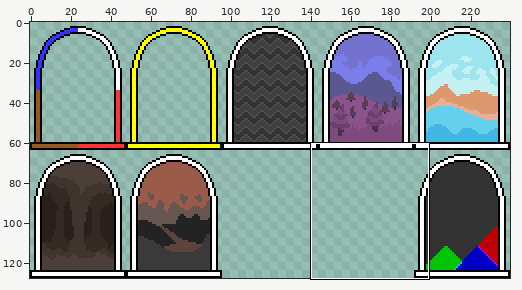
Edited in one commit: sprite sheet (Graphics/Entities/entrances.png). The first picture is a wide view before the edit; the outline marks the close-up.
Close-up. Earlier state:
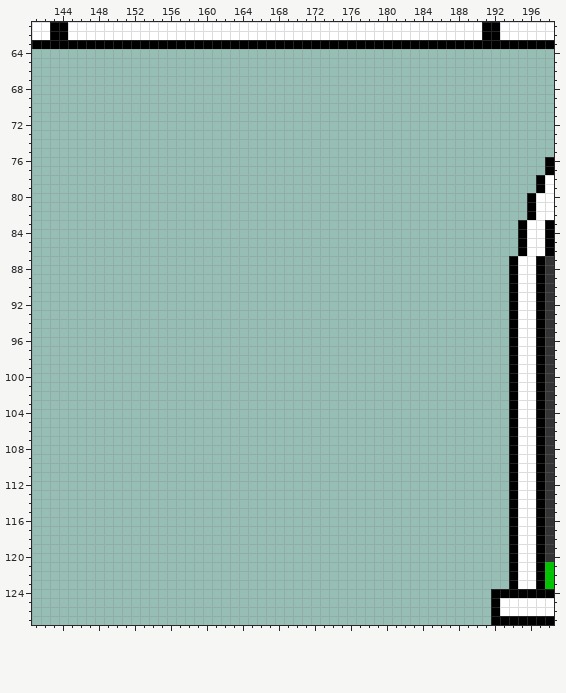
The file is 240x128 pixels. Colours within 5 levels of each other are drawn and written as one. Shown: x 141..198, y 61..127.
Now the later version:
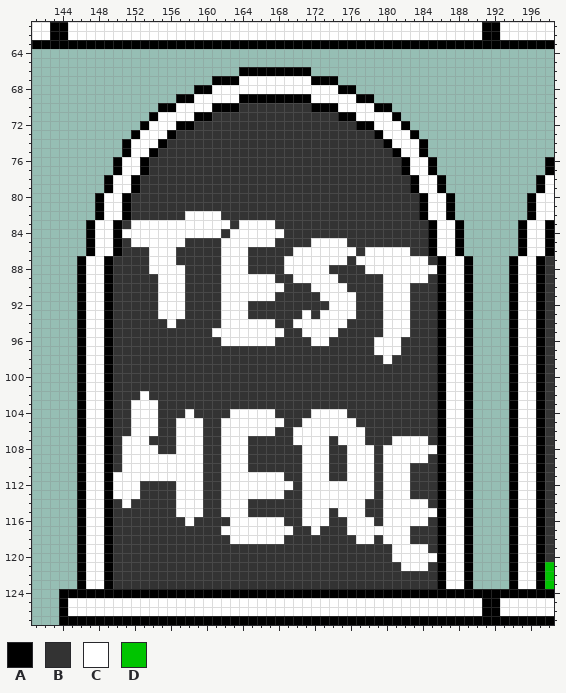
Palette (. is transparent): A #000000  B #333333  C #ffffff  D #00c400
From old to new:
Changed rows in their new state; - is an unchanged pixel.
first column x 144:
 66 --------------------AAAAAAAA--------------------
 67 -----------------AAACCCCCCCCAAA-----------------
 68 ---------------AACCCCCCCCCCCCCCAA---------------
 69 -------------AACCCCCAAAAAAAACCCCCAA-------------
 70 -----------AACCCCAAABBBBBBBBAAACCCCAA-----------
 71 ----------ACCCCAABBBBBBBBBBBBBBAACCCCA----------
 72 ---------ACCCAABBBBBBBBBBBBBBBBBBAACCCA---------
 73 --------ACCCABBBBBBBBBBBBBBBBBBBBBBACCCA--------
 74 -------ACCCABBBBBBBBBBBBBBBBBBBBBBBBACCCA-------
 75 -------ACCABBBBBBBBBBBBBBBBBBBBBBBBBBACCA-------
 76 ------ACCABBBBBBBBBBBBBBBBBBBBBBBBBBBBACCA------
 77 ------ACCABBBBBBBBBBBBBBBBBBBBBBBBBBBBACCA------
 78 -----ACCABBBBBBBBBBBBBBBBBBBBBBBBBBBBBBACCA-----
 79 -----ACCABBBBBBBBBBBBBBBBBBBBBBBBBBBBBBACCA-----
 80 ----ACCABBBBBBBBBBBBBBBBBBBBBBBBBBBBBBBBACCA----
 81 ----ACCABBBBBBBBBBBBBBBBBBBBBBBBBBBBBBBBACCA----
 82 ----ACCABBBBBBCCCCBBBBBBBBBBBBBBBBBBBBBBACCA----
 83 ---ACCABCCCCCCCCCCCBCCCCBBBBBBBBBBBBBBBBBACCA---
 84 ---ACCACCCCCCCCCCCBCCCCCCBBBBBBBBBBBBBBBBACCA---
 85 ---ACCABCCCCCCBBBBCCCCCCBBBBCCCCBBBBBBBBBACCA---
 86 ---ACCABBBCCCBBBBBCCCBBBBBCCCCCCCBCCCCCBBACCA---
 87 --ACCABBBBCCCBBBBBCCCBBBBCCCCCCCBCCCCCCCCBACCA--
 88 --ACCABBBBCCCCBBBBCCCBBBBCCCCCBBBBCCCCCCCCACCA--
 89 --ACCABBBBBCCCBBBBCCCCCCBBCCCCCBBBBBCCCCCBACCA--
 90 --ACCABBBBBCCCBBBBCCCCCCCBBBCCCCBBBBCCCBBBACCA--
 91 --ACCABBBBBCCCBBBBCCCCCCBBBBBCCCCBBBCCCBBBACCA--
 92 --ACCABBBBBCCCBBBBCCCBBBBBBBBBCCCBBBCCCBBBACCA--
 93 --ACCABBBBBCCCBBBBCCCBBBBBBCBCCCCBBBCCCBBBACCA--
 94 --ACCABBBBBBCBBBBBCCCCCCBBCCCCCCBBBBCCCBBBACCA--
 95 --ACCABBBBBBBBBBBCCCCCCCCBBCCCCBBBBBCCCBBBACCA--
 96 --ACCABBBBBBBBBBBBCCCCCCBBBBCCBBBBBCCCBBBBACCA--
 97 --ACCABBBBBBBBBBBBBBBBBBBBBBBBBBBBBCCCBBBBACCA--
 98 --ACCABBBBBBBBBBBBBBBBBBBBBBBBBBBBBBCBBBBBACCA--
 99 --ACCABBBBBBBBBBBBBBBBBBBBBBBBBBBBBBBBBBBBACCA--
100 --ACCABBBBBBBBBBBBBBBBBBBBBBBBBBBBBBBBBBBBACCA--
101 --ACCABBBBBBBBBBBBBBBBBBBBBBBBBBBBBBBBBBBBACCA--
102 --ACCABBBCBBBBBBBBBBBBBBBBBBBBBBBBBBBBBBBBACCA--
103 --ACCABBCCCBBBBBBBBBBBBBBBBBBBBBBBBBBBBBBBACCA--
104 --ACCABBCCCBBBCBBBBCCCCCBBBBCCCCBBBBBBBBBBACCA--
105 --ACCABBCCCBBCCCBBCCCCCCCBBCCCCCCBBBBBBBBBACCA--
106 --ACCABBCCCBBCCCBBCCCCCCBBCCCCCCCCBBBBBBBBACCA--
107 --ACCABCCCBBBCCCBBCCCBBBBBCCCCBCCCBBBCCCCBACCA--
108 --ACCABCCCCBBCCCBBCCCBBBBBBCCCBBCCCBCCCCCCACCA--
109 --ACCABCCCCCCCCCBBCCCBBBBBBCCCBBCCCBCCCCCBACCA--
110 --ACCABCCCCCCCCCBBCCCBBBBBBCCCBBCCCBCCCBBBACCA--
111 --ACCACCCCCCCCCCBBCCCCCCCBBCCCBBCCCBCCCBBBACCA--
112 --ACCACCCBBBBCCCBBCCCCCCCCBCCCCCCCCBCCCBBBACCA--
113 --ACCACCCBBBBCCCBBCCCCCCCBBCCCCCCCCBCCCBBBACCA--
114 --ACCABCBBBBBCCCBBCCCBBBBBBCCCCCCCBBCCCCCBACCA--
115 --ACCABBBBBBBCCCBBCCCBBBBBBCCCBCCCBBCCCCCCACCA--
116 --ACCABBBBBBBBCBBBBCCCCCCBBCCCBBCCCBCCCCCBACCA--
117 --ACCABBBBBBBBBBBBCCCCCCCCBBCBBBCCCCCCCBBBACCA--
118 --ACCABBBBBBBBBBBBBCCCCCCBBBBBBBBCCBCCCBBBACCA--
119 --ACCABBBBBBBBBBBBBBBBBBBBBBBBBBBBBBBCCCCBACCA--
120 --ACCABBBBBBBBBBBBBBBBBBBBBBBBBBBBBBBCCCCCACCA--
121 --ACCABBBBBBBBBBBBBBBBBBBBBBBBBBBBBBBBCCCBACCA--
122 --ACCABBBBBBBBBBBBBBBBBBBBBBBBBBBBBBBBBBBBACCA--
123 --ACCABBBBBBBBBBBBBBBBBBBBBBBBBBBBBBBBBBBBACCA--
124 AAAAAAAAAAAAAAAAAAAAAAAAAAAAAAAAAAAAAAAAAAAAAAAA
125 ACCCCCCCCCCCCCCCCCCCCCCCCCCCCCCCCCCCCCCCCCCCCCCA
126 ACCCCCCCCCCCCCCCCCCCCCCCCCCCCCCCCCCCCCCCCCCCCCCA
127 AAAAAAAAAAAAAAAAAAAAAAAAAAAAAAAAAAAAAAAAAAAAAAAA
